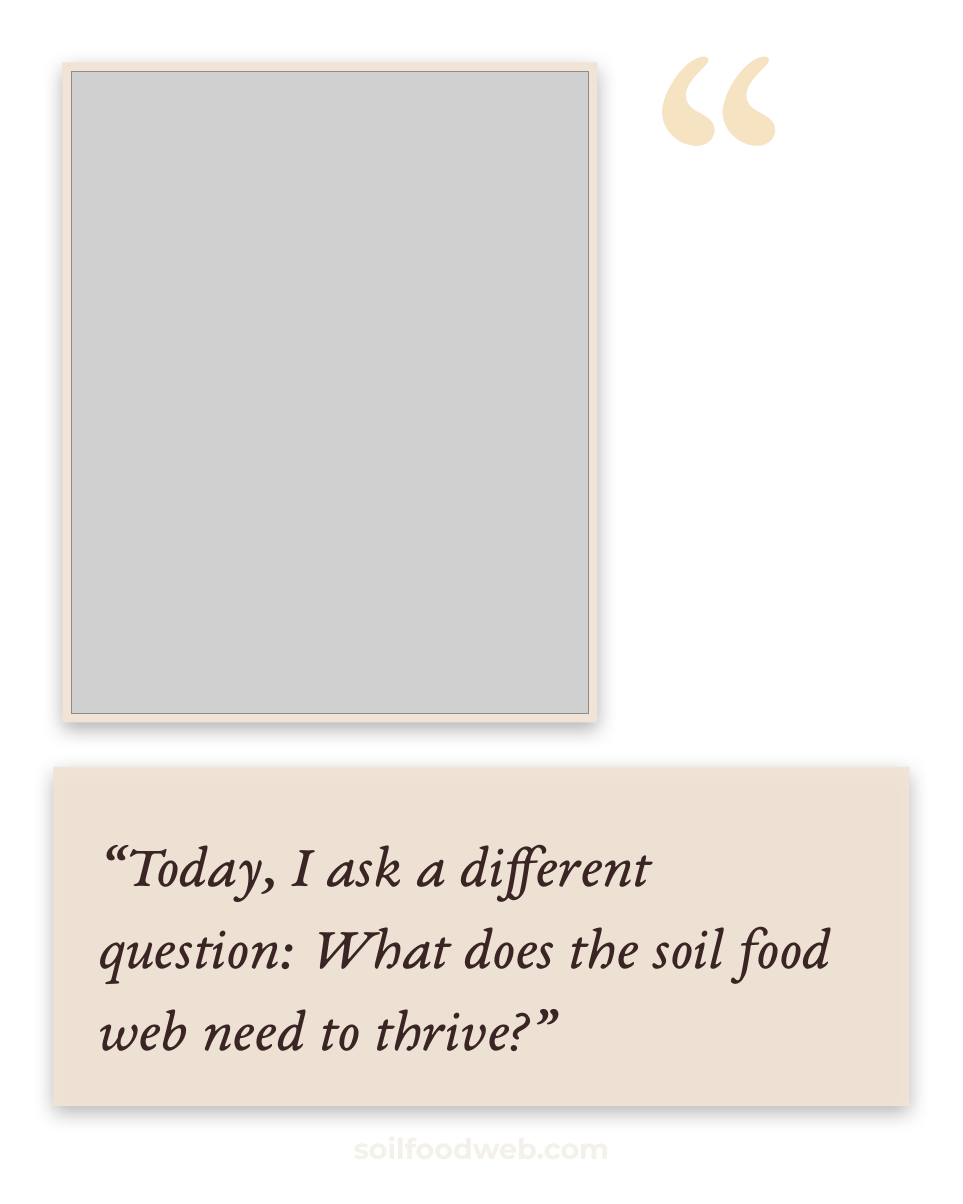
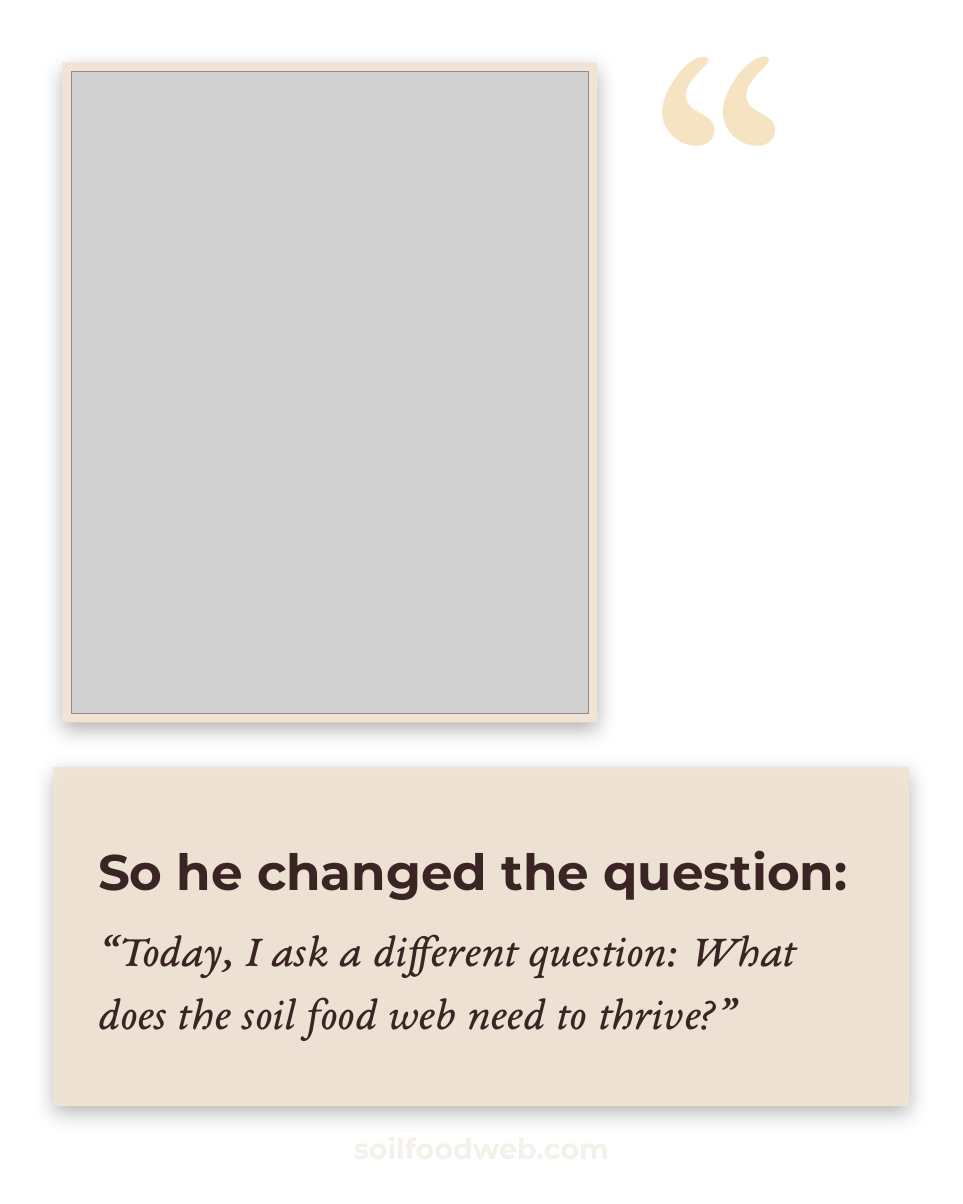
Before and after one commit to linneamoritznyc/SFW-SocialMedia, a slide deck: slide 3 of templates/posts/october/01-10-2026-thu-ig-soil-regenerators-boubacar-panorama.pptx. Drawn at 963x1204 pixels with LibreOffice and Linux fonts; fonts in the diff are those of the drawing; grey boxes stand for pictures; background and template pictures are left out. Boxes give left, top, right and bottom in pixels: in the first picture for what was removed or moved away, otherwise in the second. Text is boxed around its words. In the diff, an @@ line names an element or a change of style, - is before the commit and + after.

```diff
--- a/templates/posts/october/01-10-2026-thu-ig-soil-regenerators-boubacar-panorama.pptx
+++ b/templates/posts/october/01-10-2026-thu-ig-soil-regenerators-boubacar-panorama.pptx
@@ text added at box(98, 850, 848, 900), 42 pt, text #3A2524, bold @@
+So he changed the question:
@@ text "“Today, I ask a different ...": place and size @@
-text "“Today, I ask a different ..." at box(98, 844, 831, 1051)
+text "“Today, I ask a different ..." at box(98, 934, 796, 1040)
@@ text "“Today, I ask a different ..." at box(98, 934, 796, 1040): size 50 to 38 pt @@
```
Also in this commit, not shown: 2 other slides changed, 6 other files.
